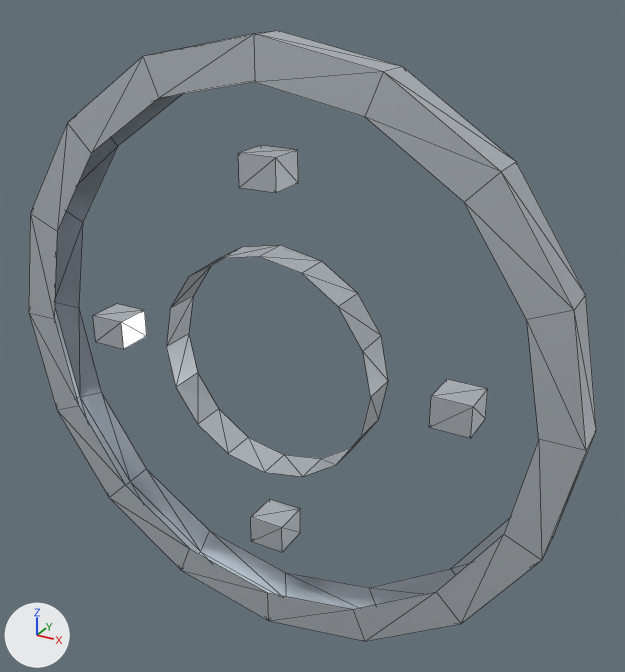
Before and after pictures for a commit that changed the glTF model public/assets/parts/PART-FAB-DRUM-FLANGES-PETG/model.gltf.
Both versions are drawn from a 50 mm camera at (211.0, -341.3, 190.6) aimed at (15.2, 14.7, 12.6). Every picture has the same lights, and +X, +Y and +Z are marked at lower left. The older version comes first. Mesh edges are drawn as thin lines.

In view in the first picture: 'model'.
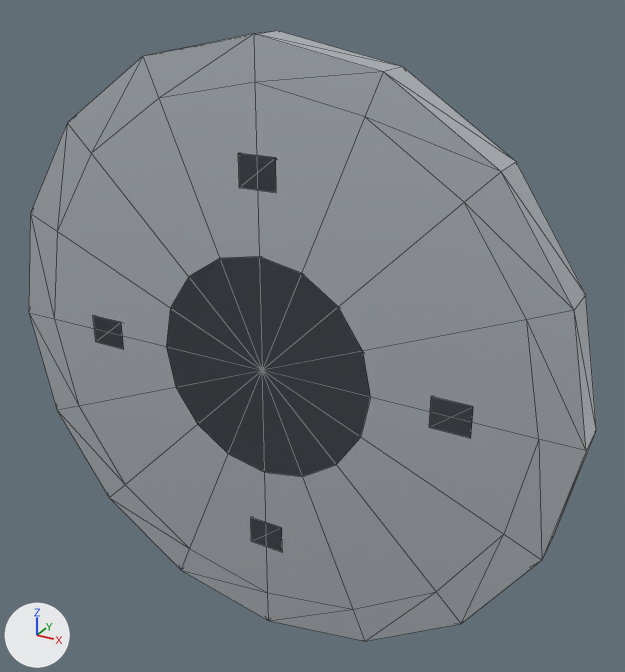
Where the change shows, as pixel boxes (x1, y1, x2, y2) in the pictures (625 x 672 px):
part 1 of me_model_geometry, added: after (54, 82, 539, 609)

Patch to the scene script:
```diff
--- a/public/assets/parts/PART-FAB-DRUM-FLANGES-PETG/model.gltf.py
+++ b/public/assets/parts/PART-FAB-DRUM-FLANGES-PETG/model.gltf.py
@@ me_model_geometry @@
 # used by ob_model
-me_model_geometry.from_pydata(...)  # 128 vertices, 176 faces; spans x -160.0..160.0, y -10.0..10.0, z -160.0..160.0
+me_model_geometry.from_pydata(...)  # 132 vertices, 240 faces; spans x -160.0..160.0, y -10.0..10.0, z -160.0..160.0
+# me_model_geometry part 1
+# 4 vertices are added at (0.0, -10.0, 0.0), (0.0, 10.0, 0.0), (0.0, 10.0, 0.0), (0.0, -10.0, 0.0)
+# 64 new faces join them
 me_model_geometry.materials.append(mat_pbr_standard)
```
